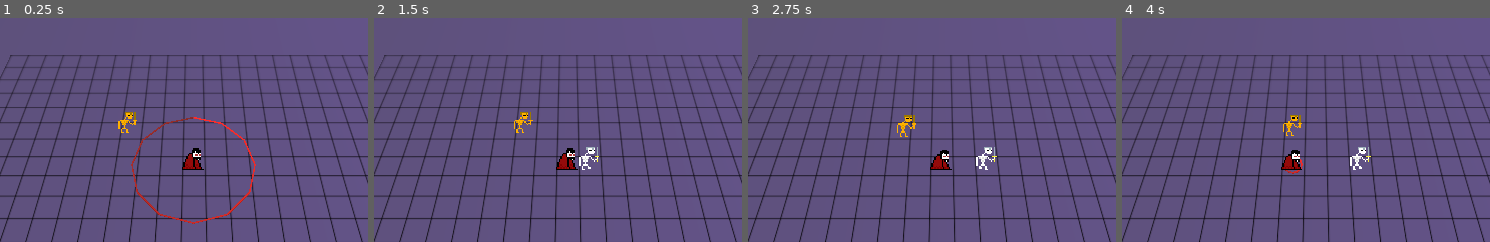
Above: before the commit, frames 1-4 (left to right).
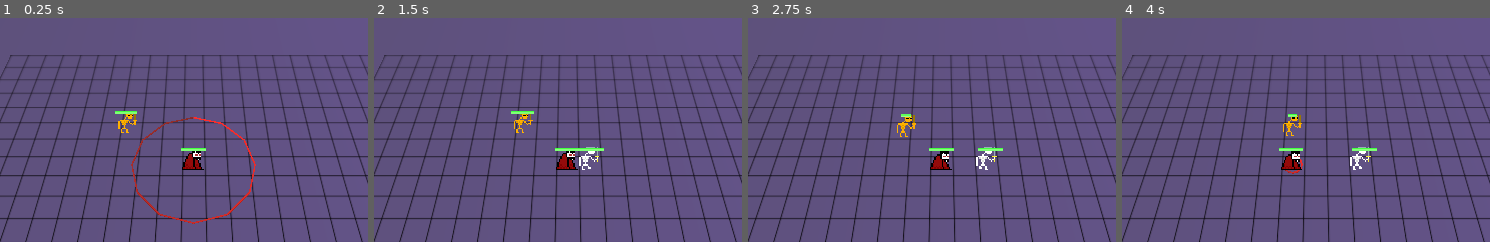
Above: after the commit, the same moments.

Repository: FlamingRat/ldjam55
Game: Godot game, scene res://levels/overworld.tscn
Same seed, same stepped clock (60 frames per second), same inputs: the game is played once before the commit and once after it.
Inputs:
- Up to frame 1 (0.25 s): no input
- Up to frame 2 (1.5 s): tap Enter (ui_accept) at 0.5, 0.77 s; hold Right (ui_right) 0.53-1.28 s; tap E (end_turn) at 0.6, 1.35 s; hold Down (ui_down) from 1.28 s (still down)
- Up to frame 3 (2.75 s): tap Enter (ui_accept) at 1.52, 2 s; release Down (ui_down) at 2.03 s; hold Right (ui_right) from 2.03 s (still down); tap E (end_turn) at 2.1 s
- Up to frame 4 (4 s): tap Enter (ui_accept) at 2.75, 3.02, 3.77 s; release Right (ui_right) at 2.78 s; hold Up (ui_up) 2.78-3.53 s; tap E (end_turn) at 2.85, 3.6 s; hold Left (ui_left) from 3.53 s (still down)
The pictures show only the part of the screen within x 19-69%, y 14-64%; the shares and areas given below are measured in that part.

The runs differ from the first frame. In frame 1, 0.2% of the frame differs, in the area x 31-56%, y 41-60%; in frame 2, 0.3%, in the area x 37-63%, y 41-60%; in frame 3, 0.2%; in frame 4, 0.2%.

Commit message:
Add health bars

Diff:
--- a/common/attack_range.tscn
+++ b/common/attack_range.tscn
@@ -3,7 +3,7 @@
 [ext_resource type="Script" path="res://common/attack_range.gd" id="1_4bs2p"]
 
 [sub_resource type="SphereShape3D" id="SphereShape3D_0o03n"]
-radius = 1.5
+radius = 1.0
 
 [node name="AttackRange" type="Area3D"]
 script = ExtResource("1_4bs2p")
--- a/common/health.gd
+++ b/common/health.gd
@@ -8,6 +8,9 @@
 
 @export var max_health: int = 10
 @export var current_health: int = 10
+var percent: float:
+	get:
+		return float(current_health) / float(max_health)
 
 
 func damage(hit: int):
--- /dev/null
+++ b/common/health_bar.gd
@@ -0,0 +1,13 @@
+extends Node3D
+
+
+@export var health: Health
+@onready var fill := $HealthBarFill
+
+
+func _process(delta):
+	var percent = health.percent
+	if percent != (fill.texture as GradientTexture2D).width:
+		var tween = create_tween()
+		var new_scale = Vector3(percent, 1, 1)
+		tween.tween_property(fill, 'scale', new_scale, 0.4)
--- /dev/null
+++ b/common/health_bar.tscn
@@ -0,0 +1,22 @@
+[gd_scene load_steps=4 format=3 uid="uid://b0dsum4kcwukr"]
+
+[ext_resource type="Script" path="res://common/health_bar.gd" id="1_jbfsw"]
+
+[sub_resource type="Gradient" id="Gradient_r1sll"]
+colors = PackedColorArray(0.23, 1, 0.23, 1, 0.6515, 1, 0.59, 1)
+
+[sub_resource type="GradientTexture2D" id="GradientTexture2D_kwm6a"]
+gradient = SubResource("Gradient_r1sll")
+width = 16
+height = 2
+fill_to = Vector2(0, 1)
+
+[node name="HealthBar" type="Node3D"]
+script = ExtResource("1_jbfsw")
+
+[node name="HealthBarFill" type="Sprite3D" parent="."]
+transform = Transform3D(1, 0, 0, 0, 1, 0, 0, 0, 1, 0, 1.2, 0)
+pixel_size = 0.0625
+billboard = 1
+render_priority = 6
+texture = SubResource("GradientTexture2D_kwm6a")
--- a/enemies/badgy.tscn
+++ b/enemies/badgy.tscn
@@ -7,6 +7,7 @@
 [ext_resource type="Script" path="res://common/health.gd" id="5_mbu46"]
 [ext_resource type="PackedScene" uid="uid://dvapfrkrrhhyn" path="res://common/attack_range.tscn" id="5_mrubn"]
 [ext_resource type="Script" path="res://common/alignment.gd" id="7_didlj"]
+[ext_resource type="PackedScene" uid="uid://b0dsum4kcwukr" path="res://common/health_bar.tscn" id="8_d4p1b"]
 
 [sub_resource type="SphereShape3D" id="SphereShape3D_6ve58"]
 radius = 4.0
@@ -53,5 +54,8 @@
 script = ExtResource("7_didlj")
 faction = 1
 
+[node name="HealthBar" parent="." node_paths=PackedStringArray("health") instance=ExtResource("8_d4p1b")]
+health = NodePath("../Health")
+
 [connection signal="on_turn" from="CharacterTurnListener" to="." method="_on_character_turn_listener_on_turn"]
 [connection signal="health_depleted" from="Health" to="." method="_on_health_health_depleted"]
--- a/player/player.gd
+++ b/player/player.gd
@@ -102,3 +102,7 @@
 
 func end_turn():
 	GlobalEvents.end_turn()
+
+
+func _on_health_health_depleted():
+	queue_free()
--- a/player/player.tscn
+++ b/player/player.tscn
@@ -12,6 +12,7 @@
 [ext_resource type="PackedScene" uid="uid://tq2rmvx4gyfm" path="res://player/movement_range_indicator.tscn" id="10_gppho"]
 [ext_resource type="Script" path="res://common/health.gd" id="11_ghche"]
 [ext_resource type="Script" path="res://common/alignment.gd" id="12_mmwt1"]
+[ext_resource type="PackedScene" uid="uid://b0dsum4kcwukr" path="res://common/health_bar.tscn" id="13_clpif"]
 
 [sub_resource type="Animation" id="Animation_5nbwj"]
 length = 0.001
@@ -150,4 +151,8 @@
 [node name="Alignment" type="Node" parent="."]
 script = ExtResource("12_mmwt1")
 
+[node name="HealthBar" parent="." node_paths=PackedStringArray("health") instance=ExtResource("13_clpif")]
+health = NodePath("../Health")
+
 [connection signal="on_turn" from="CharacterTurnListener" to="." method="_on_character_turn_listener_on_turn"]
+[connection signal="health_depleted" from="Health" to="." method="_on_health_health_depleted"]
--- a/summons/skelvin.tscn
+++ b/summons/skelvin.tscn
@@ -9,6 +9,7 @@
 [ext_resource type="Script" path="res://common/health.gd" id="7_bempt"]
 [ext_resource type="PackedScene" uid="uid://dvapfrkrrhhyn" path="res://common/attack_range.tscn" id="8_sf5pn"]
 [ext_resource type="Script" path="res://common/alignment.gd" id="9_3p48q"]
+[ext_resource type="PackedScene" uid="uid://b0dsum4kcwukr" path="res://common/health_bar.tscn" id="10_fedya"]
 
 [sub_resource type="Animation" id="Animation_yp3mn"]
 length = 0.001
@@ -118,5 +119,8 @@
 [node name="Alignment" type="Node" parent="."]
 script = ExtResource("9_3p48q")
 
+[node name="HealthBar" parent="." node_paths=PackedStringArray("health") instance=ExtResource("10_fedya")]
+health = NodePath("../Health")
+
 [connection signal="on_turn" from="CharacterTurnListener" to="." method="_on_character_turn_listener_on_turn"]
 [connection signal="health_depleted" from="Health" to="." method="_on_health_health_depleted"]
Not shown: 1 places in enemies/badgy.tscn that only renumber resources
Not shown: 1 places in player/player.tscn that only renumber resources
Not shown: 1 places in summons/skelvin.tscn that only renumber resources
